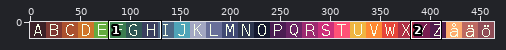
One commit to this pixel-art file: files/gfx/letter_icons/letters.ase. The picture above shows the old version from afar; the outline marks the close-up.
Close-up. Before the edit:
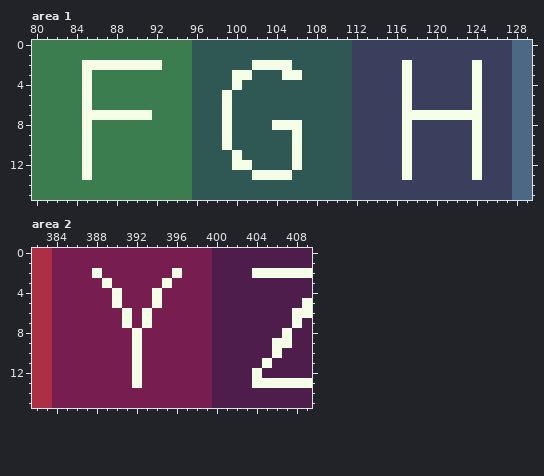
464x16 pixels, 1 frame. Shown: area 1: x 80..129, y 0..15; area 2: x 382..409, y 0..15. The commit also changed other parts of the picture, which this record leaves out.
Once edited:
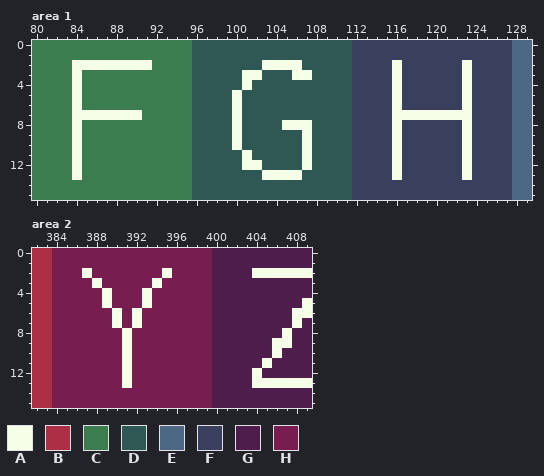
Palette (. is transparent): A #f5ffe8  B #ad2f45  C #3b7d4f  D #2f5753  E #4c6885  F #3a3f5e  G #4f1d4c  H #781d4f
What changed:
Changed rows in their new state; - is an unchanged pixel.
Area 1, layer "text":
first column x 84:
 2 A-------C---------D---A---------AF-----AF
 3 AC--------------D-A--D-A--------AF-----AF
 4 AC--------------DA--------------AF-----AF
 5 AC-------------DA---------------AF-----AF
 6 AC-------------DA---------------AF-----AF
 7 A------C-------DA---------------A-------F
 8 AC-------------DA---D--A--------AF-----AF
 9 AC-------------DA-----DA--------AF-----AF
10 AC-------------DA-----DA--------AF-----AF
11 AC--------------DA----DA--------AF-----AF
12 AC--------------D-A---DA--------AF-----AF
13 AC----------------D---A---------AF-----AF
Area 2, layer "text":
first column x 387:
 2 AH------AH
 3 -AH----AH-
 4 --AH--AH--
 5 --AH--AH--
 6 ---AHAH---
 7 ---AHAH---
 8 ----AH----
 9 ----AH----
10 ----AH----
11 ----AH----
12 ----AH----
13 ----AH----
